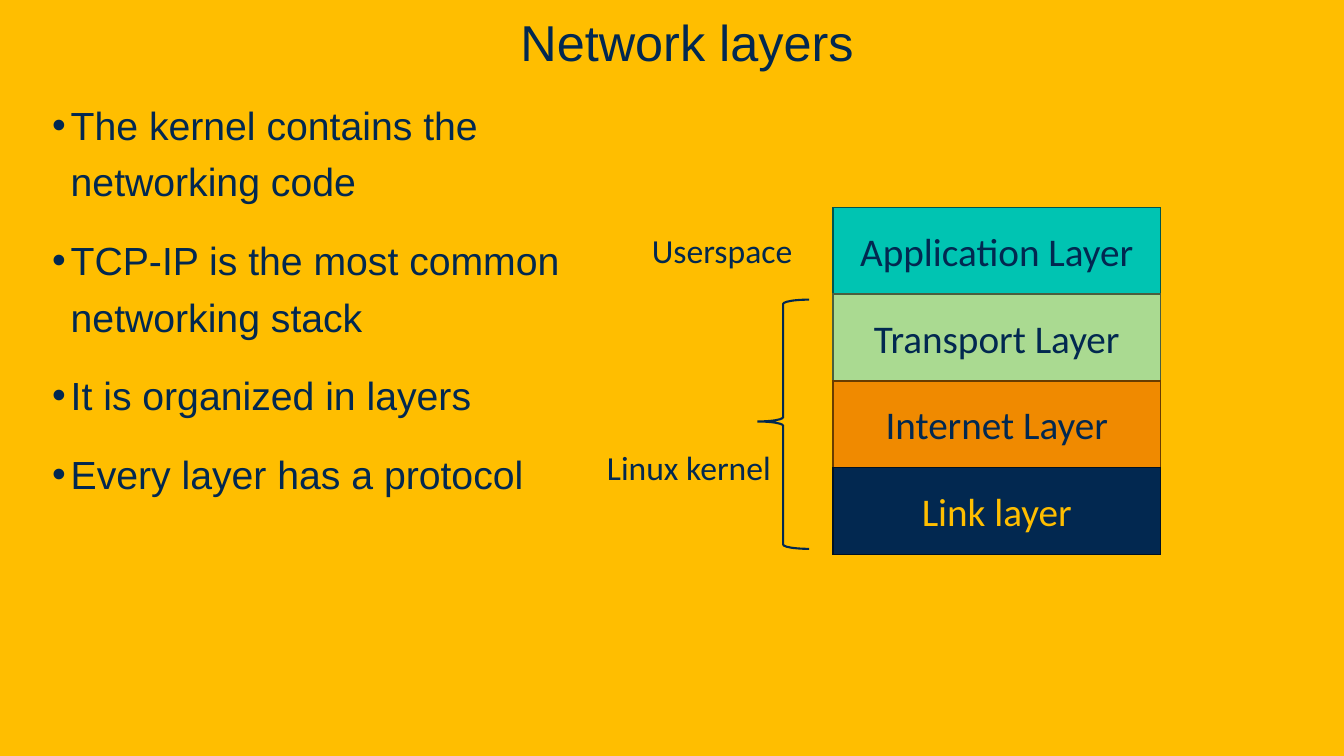
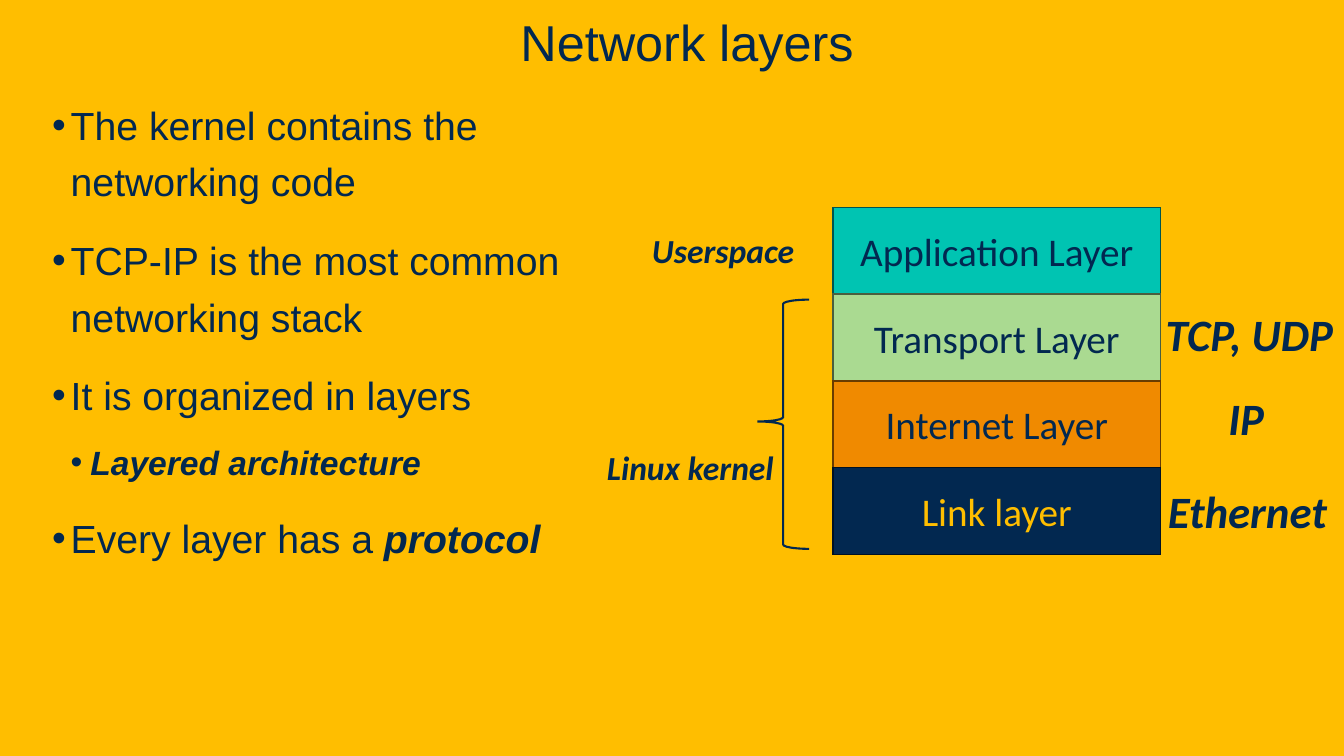
Before and after one commit to davsec-teaching/ECS160-Winter2025, a slide deck: slide 37 of slides/6_software_architecture.pptx (slide 38 before the commit). Drawn at 1344x756 pixels with LibreOffice and Linux fonts; fonts in the diff are those of the drawing; background and template pictures are left out. Boxes give left, top, right and bottom in pixels: in the first picture for what was removed or moved away, otherwise in the second. Text is boxed around its words. In the diff, an @@ line names an element or a change of style, - is before the commit and + after.

Commit message:
Update slide for software architecture

```diff
--- a/slides/6_software_architecture.pptx
+++ b/slides/6_software_architecture.pptx
@@ text "Userspace" at (x1=652, y1=241, x2=794, y2=269): bold on, italic on @@
@@ text added at (x1=1166, y1=321, x2=1333, y2=357), 32 pt, text #022850, bold, italic @@
+TCP, UDP
@@ text added at (x1=1228, y1=406, x2=1264, y2=435), 32 pt, text #022850, bold, italic @@
+IP
@@ text "Linux kernel" at (x1=607, y1=456, x2=774, y2=481): bold on, italic on @@
@@ text at (x1=90, y1=450, x2=420, y2=482): paragraph added @@
+  • Layered architecture
@@ text added at (x1=1168, y1=496, x2=1327, y2=529), 32 pt, text #022850, bold, italic @@
+Ethernet
@@ text at (x1=71, y1=524, x2=540, y2=561): bold on, italic on in "protocol" @@
```
Also in this commit, not shown: 12 other slides changed, 40 slides added, 3 slides removed.
